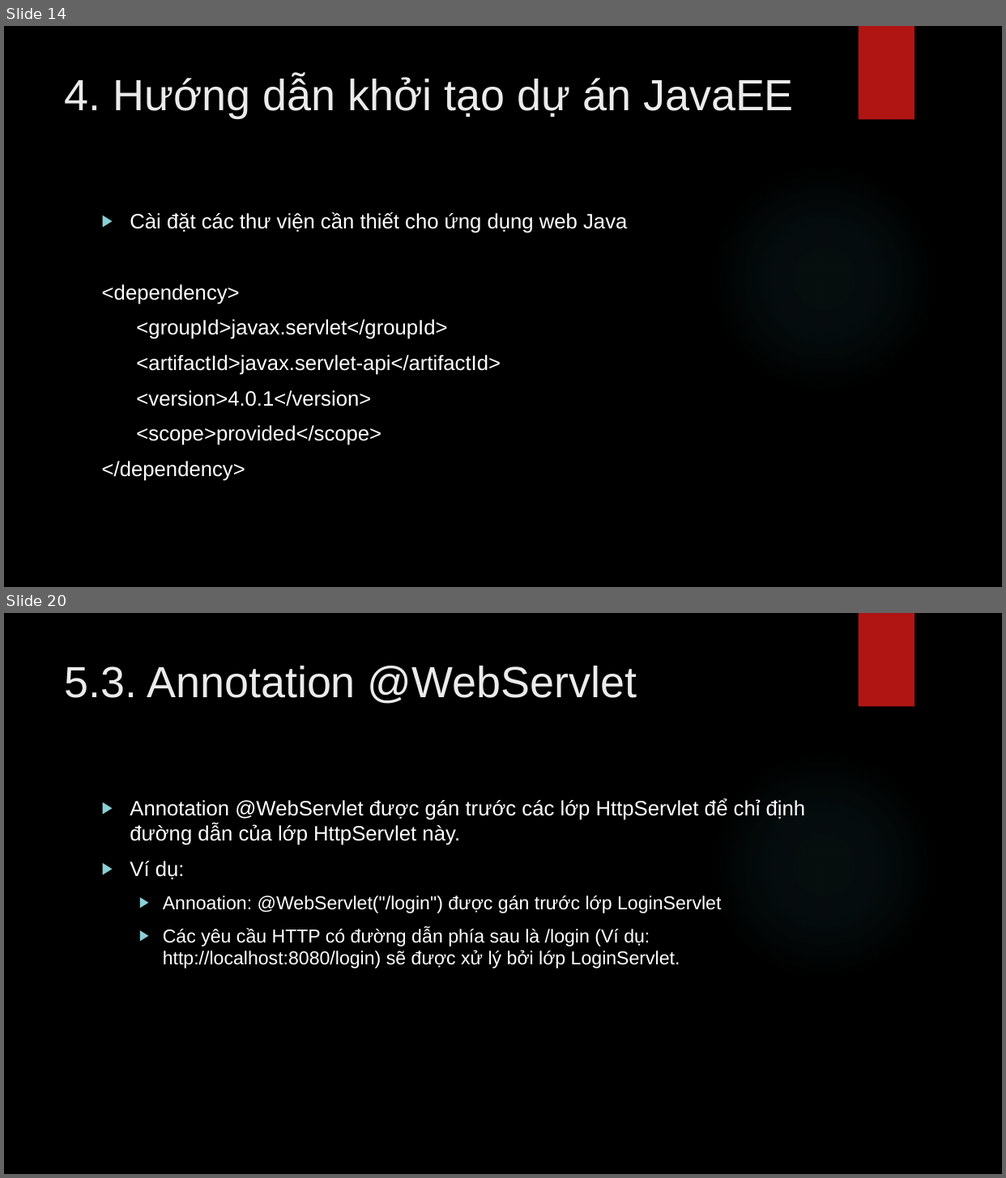
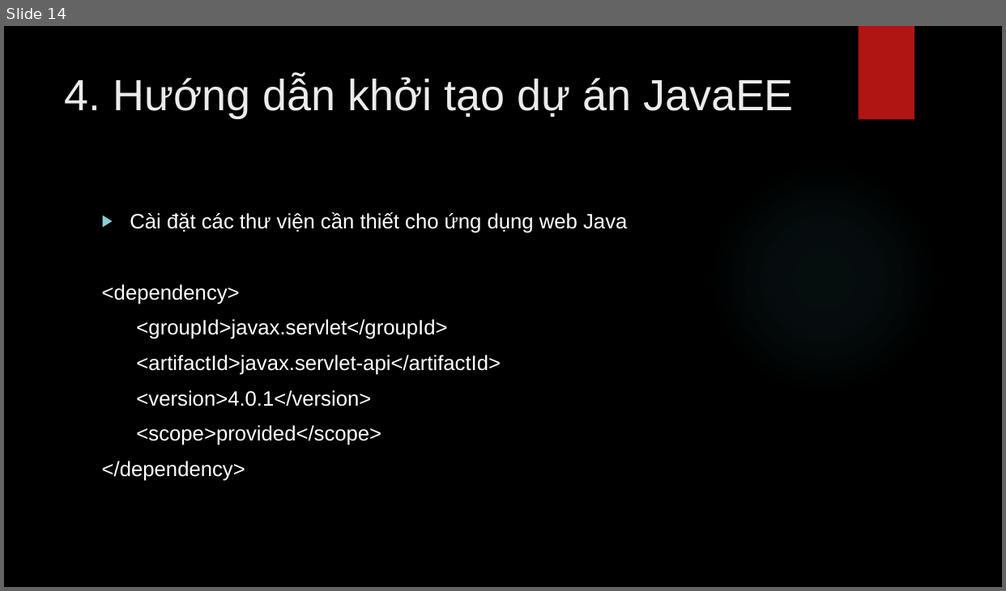
Before and after one commit to lequochai26/GDUTraining_Basic_Java_Web_Development, a slide deck: Slides/Day_7_1.pptx. Shown one above the other, each under a label of ours: slides 14 and 20 before the commit, slide 14 after it; the slides between them are not shown. The pictures are 1006x1178 and 1006x591 pixels, drawn with LibreOffice and Linux fonts; fonts in the diff are those of the drawing; background and template pictures are left out. Boxes give left, top, right and bottom in pixels: in the first picture for what was removed or moved away, otherwise in the second. Text is boxed around its words. In the diff, an @@ line names an element or a change of style, - is before the commit and + after.

```diff
--- a/Slides/Day_7_1.pptx
+++ b/Slides/Day_7_1.pptx
@@ slide 20 removed at [4,613,1002,1174], background picture (left out); not listed: 2 template elements that a slide beside it also shows @@
@@ title removed at [65,666,637,704] @@
-5.3. Annotation @WebServlet
@@ text removed at [130,799,806,969] @@
-▶ Annotation @WebServlet được gán trước các lớp HttpServlet để chỉ định đường dẫn của lớp HttpServlet này.
-▶ Ví dụ:
-  ▶ Annoation: @WebServlet("/login") được gán trước lớp LoginServlet
-  ▶ Các yêu cầu HTTP có đường dẫn phía sau là /login (Ví dụ: http://localhost:8080/login) sẽ được xử lý bởi lớp LoginServlet.
```
Also in this commit, not shown: 15 other slides removed, 2 other files.
